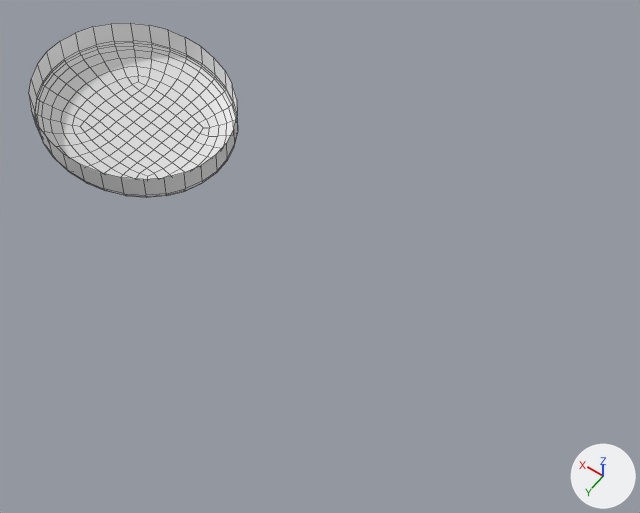
An edit to the OBJ model PadForge.App/3DModels/XboxSeries/Carbon/Transparent.obj, drawn before and after from the same camera.
Both versions are drawn from a 50 mm lens placed at (22.6, 0.3, 6.5), pointed at (37.9, -21.1, -27.1). The lights are fixed; the arrows at lower right show +X, +Y and +Z. The picture after the commit comes second. Mesh edges are drawn as thin lines. Where no turn or scale is listed for an object, it has been applied to the vertices.

The scene before the commit, as lines of its bpy script (objects in view):
```python
me_transparent_x = bpy.data.meshes.new('Transparent_x')
me_transparent_x.from_pydata(...)  # 337 vertices, 320 faces; spans x 44.92..55.1, y -27.03..-16.93, z -26.69..-22.72
ob_transparent_x = bpy.data.objects.new('Transparent_x', me_transparent_x)
ob_transparent_x.location = (0.0, 0.0, 0.0)
```
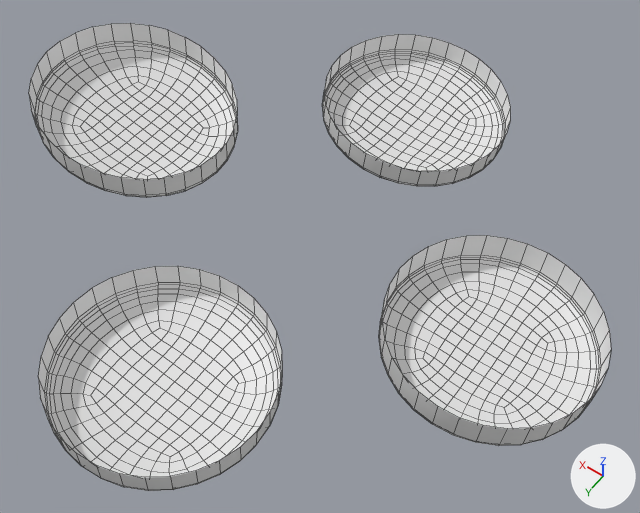
Where the change shows, as pixel boxes [x1, y1, x2, y2] in the pictures (640 x 513 px):
'Transparent_x', reshaped (178% wider, 168% taller)
    before: [29, 23, 238, 197]
    after: [29, 23, 611, 491]
part 1 of me_transparent_x, added
    after: [379, 235, 611, 446]
part 2 of me_transparent_x, added
    after: [322, 34, 510, 186]
part 3 of me_transparent_x, added
    after: [38, 266, 282, 491]

The change in detail:
me_transparent_x is used by ob_transparent_x; location (0.0, 0.0, 0.0).
me_transparent_x had 337 vertices, 320 faces and spanned x 44.92..55.1, y -27.03..-16.93, z -26.69..-22.72.
me_transparent_x now has 1348 vertices, 1280 faces and spans x 23.93..55.1, y -37.29..-6.63, z -28.75..-22.72.
me_transparent_x part 1: a new loose piece of 337 vertices spanning x 23.93..34.12, y -27.05..-16.93, z -28.75..-26.04.
me_transparent_x part 2: a new loose piece of 337 vertices spanning x 34.34..44.57, y -37.29..-27.18, z -28.2..-25.42.
me_transparent_x part 3: a new loose piece of 337 vertices spanning x 34.31..44.5, y -16.75..-6.63, z -28.16..-25.34.
